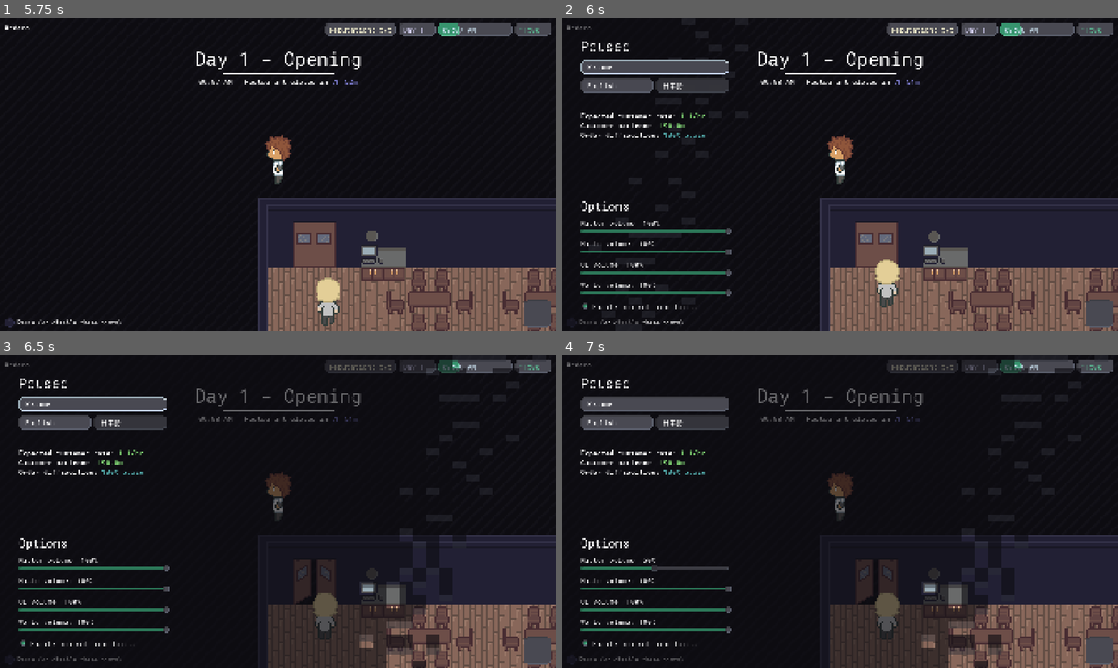
Above: before the commit, frames 1-4 (two rows, left to right).
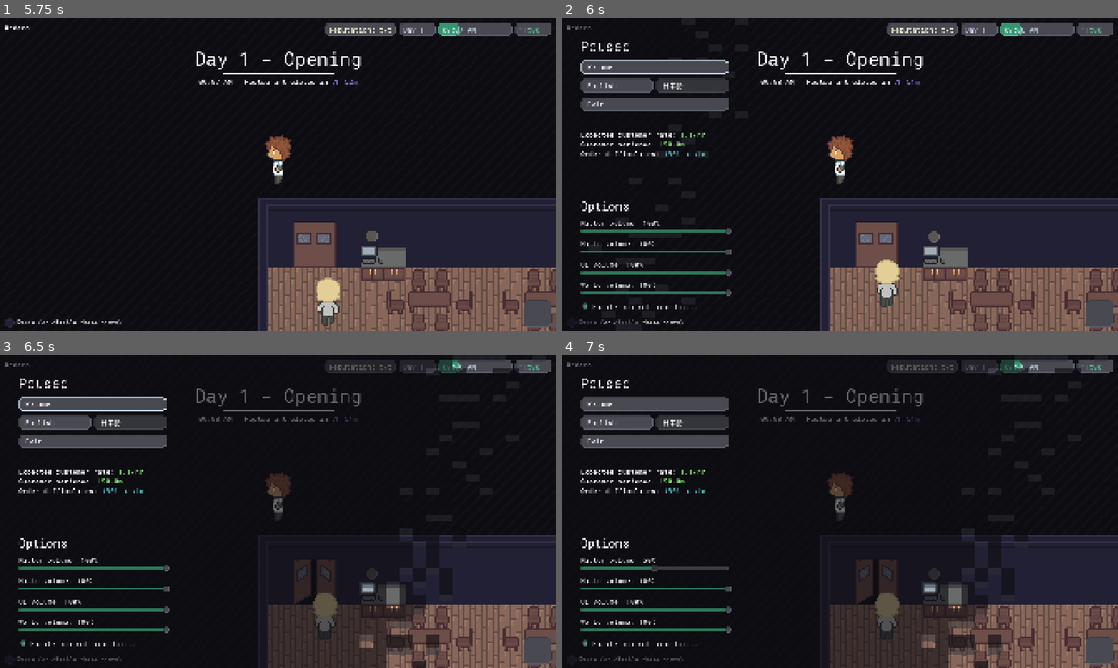
Above: after the commit, the same moments.

Repository: Glitch752/SushiFactory
Game: Godot game, scene res://Menu.tscn
Same seed, same stepped clock (60 frames per second), same inputs: the game is played once before the commit and once after it.
Inputs (mouse positions are in pixels of both pictures, inside the frame that each line leads up to):
- Up to frame 1 (5.75 s): click "Play (EN)" at 0.5 s; click "Play (EN)" at 1.25 s; tap Enter at 2 s; move the mouse to (400, 158) at 2.02 s; hold D (move_right) 2.03-2.75 s; hold E (interact) 2.03-2.75 s; click (400, 158) at 2.17 s; drag from (166, 190) to (294, 174) at 2.77 s; move the mouse to (333, 105) at 3.52 s; hold D (move_right) 3.53-4.25 s; tap 0 at 3.6 s; drag from (250, 237) to (222, 140) at 4.27 s; move the mouse to (444, 221) at 5.02 s; hold A (move_left) from 5.03 s (still down); tap O at 5.1 s; tap ` (pause) at 5.65 s
- Up to frame 2 (6 s): release A (move_left) at 5.75 s; drag from (673, 127) to (956, 259) at 5.77 s
- Up to frame 3 (6.5 s): no input
- Up to frame 4 (7 s): move the mouse to (656, 567) at 6.52 s; hold Down (move_down) from 6.53 s (still down); tap 2 at 6.6 s; click (656, 567) at 6.67 s

Frame 1 is identical in both runs. In frame 2, 1.9% of the frame differs, in the area x 3-30%, y 25-45%; in frame 3, 1.9%; in frame 4, 1.9%.

Commit message:
AI translations that are... maybe fine?

Diff:
--- a/Menu.tscn
+++ b/Menu.tscn
@@ -167,6 +167,7 @@
 label_settings = SubResource("LabelSettings_elwp8")
 
 [node name="Label" type="Label" parent="."]
+auto_translate_mode = 2
 layout_mode = 0
 offset_left = 456.0
 offset_top = 2968.0
@@ -176,6 +177,7 @@
 label_settings = SubResource("LabelSettings_dolsu")
 
 [node name="Label2" type="Label" parent="."]
+auto_translate_mode = 2
 layout_mode = 0
 offset_left = 7000.0
 offset_top = 432.0
--- a/ui/PauseMenu.tscn
+++ b/ui/PauseMenu.tscn
@@ -182,6 +182,37 @@
 text = "日本語"
 label_settings = SubResource("LabelSettings_afaem")
 
+[node name="ExitButton" type="Button" parent="PauseContent/VBoxContainer"]
+unique_name_in_owner = true
+custom_minimum_size = Vector2(512, 48)
+layout_mode = 2
+size_flags_horizontal = 0
+theme_override_font_sizes/font_size = 24
+theme_override_styles/normal = ExtResource("7_bsjxr")
+theme_override_styles/pressed = ExtResource("6_afaem")
+theme_override_styles/hover = ExtResource("6_afaem")
+theme_override_styles/hover_pressed = ExtResource("6_afaem")
+theme_override_styles/focus = ExtResource("7_0ove7")
+
+[node name="MarginContainer" type="MarginContainer" parent="PauseContent/VBoxContainer/ExitButton"]
+layout_mode = 1
+anchors_preset = 15
+anchor_right = 1.0
+anchor_bottom = 1.0
+offset_left = -1.0
+offset_right = -1.0
+grow_horizontal = 2
+grow_vertical = 2
+theme_override_constants/margin_left = 24
+theme_override_constants/margin_top = 4
+theme_override_constants/margin_right = 24
+theme_override_constants/margin_bottom = 4
+
+[node name="Label" type="Label" parent="PauseContent/VBoxContainer/ExitButton/MarginContainer"]
+layout_mode = 2
+text = "Exit"
+label_settings = SubResource("LabelSettings_afaem")
+
 [node name="OptionsButton" type="Button" parent="PauseContent/VBoxContainer"]
 visible = false
 custom_minimum_size = Vector2(512, 48)
Not shown, changed: localization/jp.po
Not shown, changed: localization/template.pot
Not shown, added: localization/.gitignore
Not shown, changed: localization/translate.py
